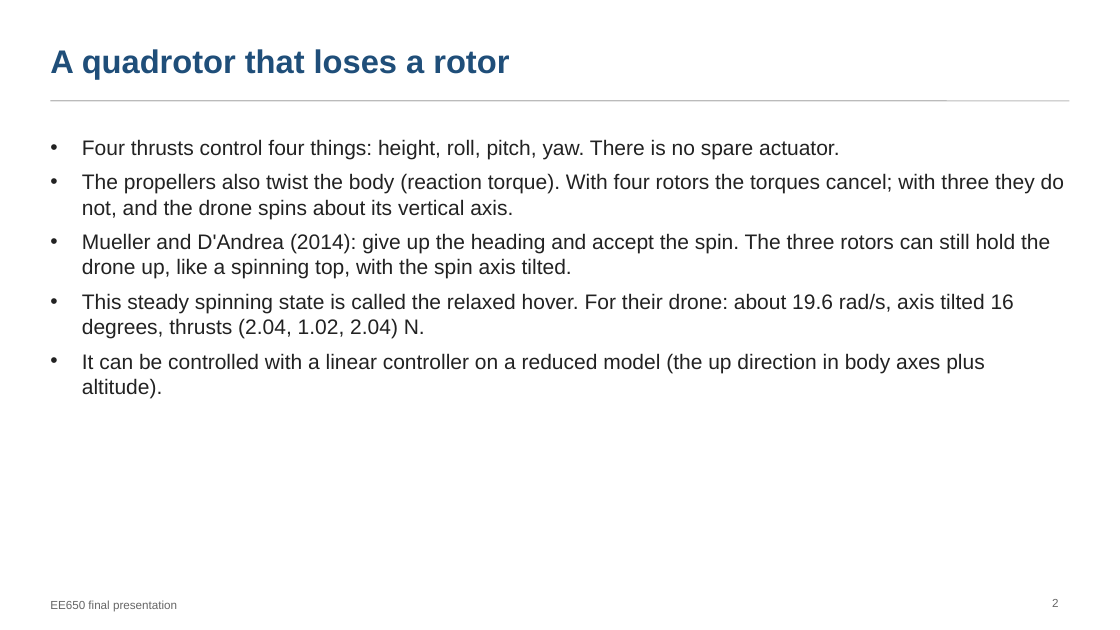
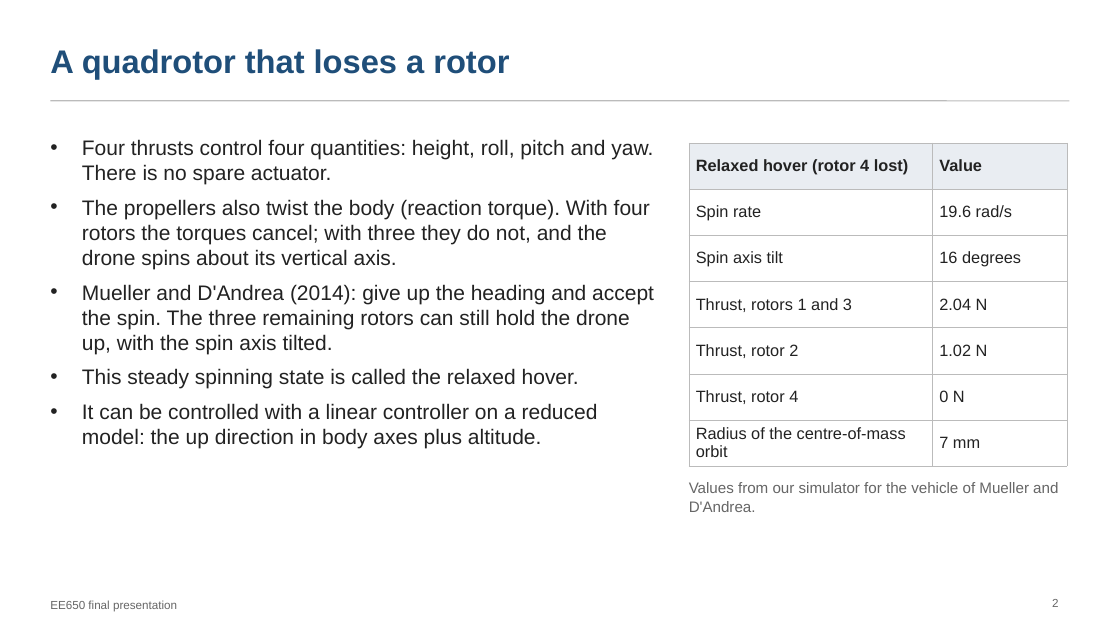
Before and after one commit to pranshuk22/quadrotor-rotor-loss-recovery, a slide deck: slide 2 of docs/deck/final-presentation.pptx. Drawn at 1120x630 pixels with LibreOffice and Linux fonts; fonts in the diff are those of the drawing. Boxes give left, top, right and bottom in pixels: in the first picture for what was removed or moved away, otherwise in the second. Text is boxed around its words. In the diff, an @@ line names an element or a change of style, - is before the commit and + after.

Commit message:
Rework the final deck: fuller layouts, no internal experiment labels
Slide titles and text no longer use the experiment names; the title rows of the figures are cropped (prepare_figures.py) and panel captions are slide text. Tables and figures are enlarged to fill the slides; overflowing text boxes fixed.

```diff
--- a/docs/deck/final-presentation.pptx
+++ b/docs/deck/final-presentation.pptx
@@ text at (82,139,653,185): text changed @@
-• Four thrusts control four things: height, roll, pitch, yaw. There is no spare actuator.
+• Four thrusts control four quantities: height, roll, pitch and yaw. There is no spare actuator.
@@ table added at (689,143,1067,461), 7 rows, 2 columns @@
+Relaxed hover (rotor 4 lost) | Value
+Spin rate | 19.6 rad/s
+Spin axis tilt | 16 degrees
+Thrust, rotors 1 and 3 | 2.04 N
+Thrust, rotor 2 | 1.02 N
+Thrust, rotor 4 | 0 N
+Radius of the centre-of-mass orbit | 7 mm
@@ text at (82,284,654,449): text changed @@
-• Mueller and D'Andrea (2014): give up the heading and accept the spin. The three rotors can still hold the drone up, like a spinning top, with the spin axis tilted.
-• This steady spinning state is called the relaxed hover. For their drone: about 19.6 rad/s, axis tilted 16 degrees, thrusts (2.04, 1.02, 2.04) N.
-• It can be controlled with a linear controller on a reduced model (the up direction in body axes plus altitude).
+• Mueller and D'Andrea (2014): give up the heading and accept the spin. The three remaining rotors can still hold the drone up, with the spin axis tilted.
+• This steady spinning state is called the relaxed hover.
+• It can be controlled with a linear controller on a reduced model: the up direction in body axes plus altitude.
@@ text added at (689,482,1058,512), 13 pt, text #666666 @@
+Values from our simulator for the vehicle of Mueller and D'Andrea.
```
Also in this commit, not shown: 18 other slides changed, 14 other files.
